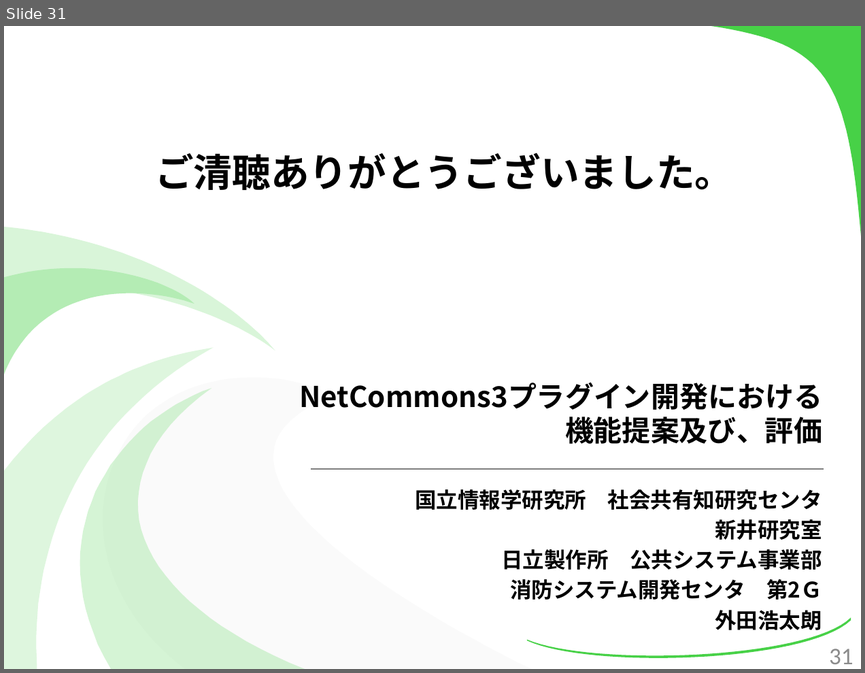
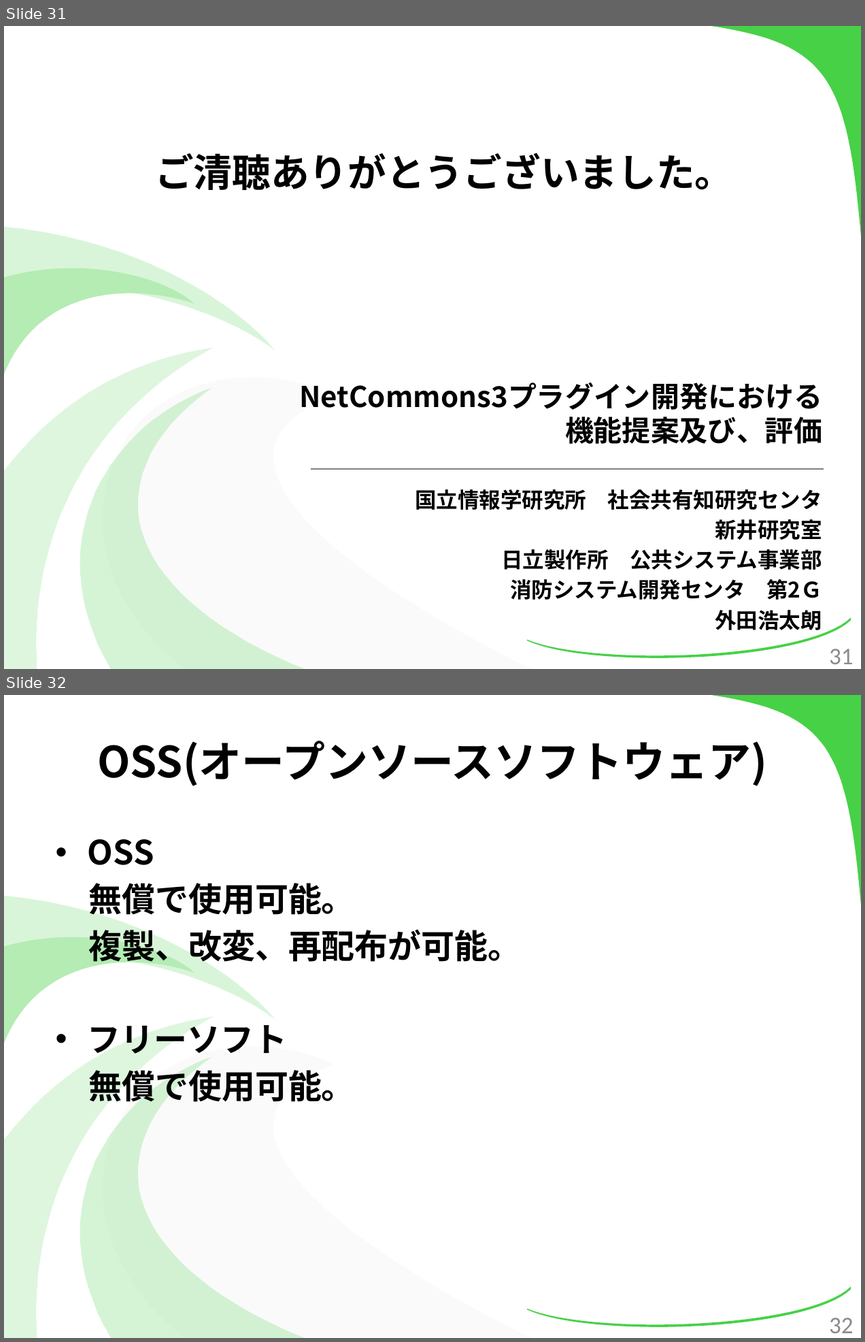
Before and after one commit to kotaro0717/Report-Management, a slide deck: PowerPoint/report_hokada.pptx. Shown one above the other, each under a label of ours: slide 31 before the commit, slides 31 and 32 after it. The pictures are 865x673 and 865x1342 pixels, drawn with LibreOffice and Linux fonts; fonts in the diff are those of the drawing. Boxes give left, top, right and bottom in pixels: in the first picture for what was removed or moved away, otherwise in the second. Text is boxed around its words. In the diff, an @@ line names an element or a change of style, - is before the commit and + after.

```diff
--- a/PowerPoint/report_hokada.pptx
+++ b/PowerPoint/report_hokada.pptx
@@ slide 32 added at bbox=[4, 695, 861, 1338], background #FFFFFF; not listed: 7 template elements that a slide beside it also shows @@
@@ title added at bbox=[97, 741, 768, 786], 36 pt, text #000000, bold @@
+OSS(オープンソースソフトウェア)
@@ text added at bbox=[88, 839, 521, 1102], 28 pt, text #000000, bold @@
+• OSS
+無償で使用可能。
+複製、改変、再配布が可能。
+• フリーソフト
+無償で使用可能。
@@ page number added at bbox=[829, 1317, 853, 1333], 20 pt, text #8C8C8C @@
+32
```
Also in this commit, not shown: 6 slides changed, 1 other file.
